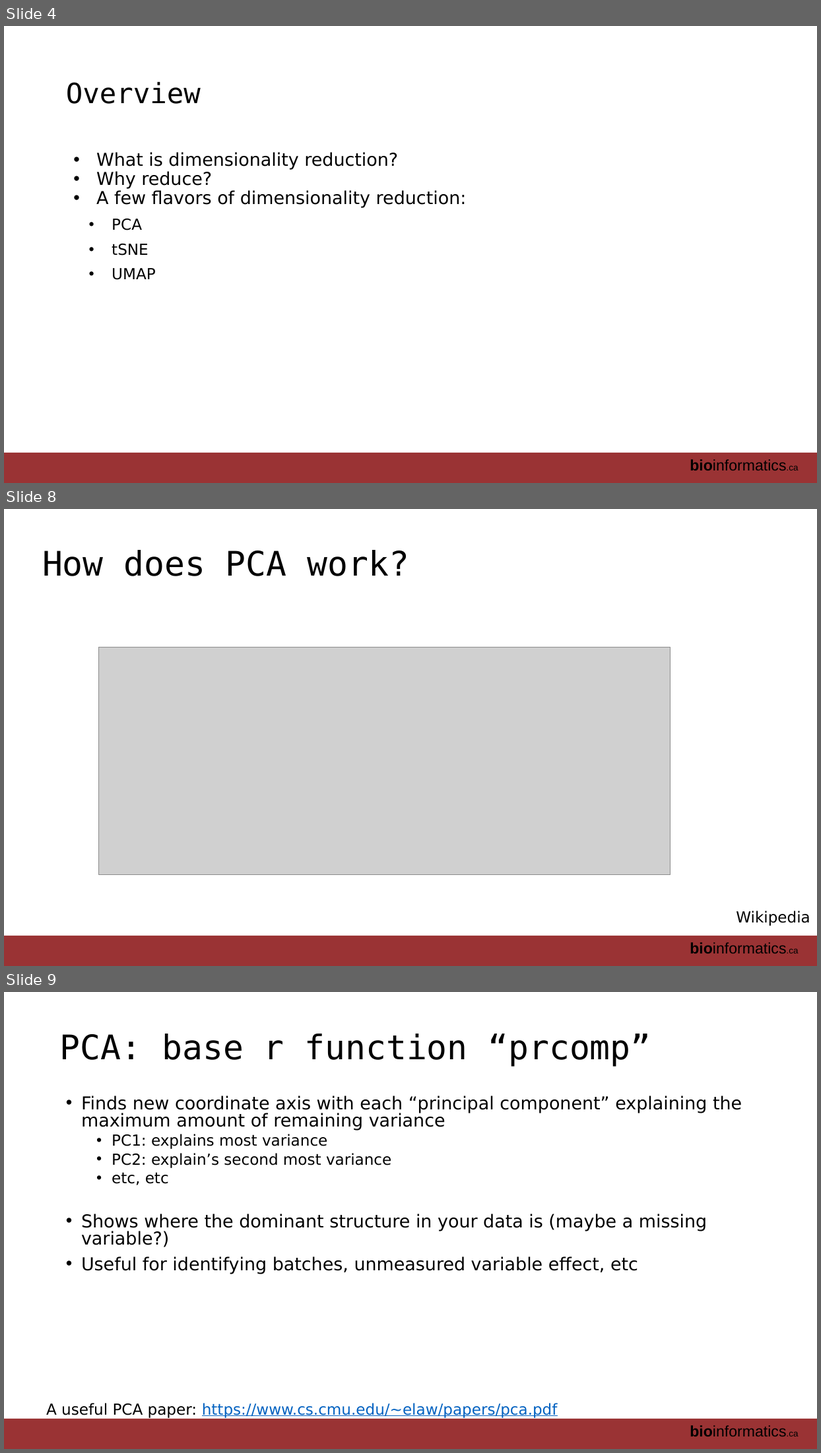
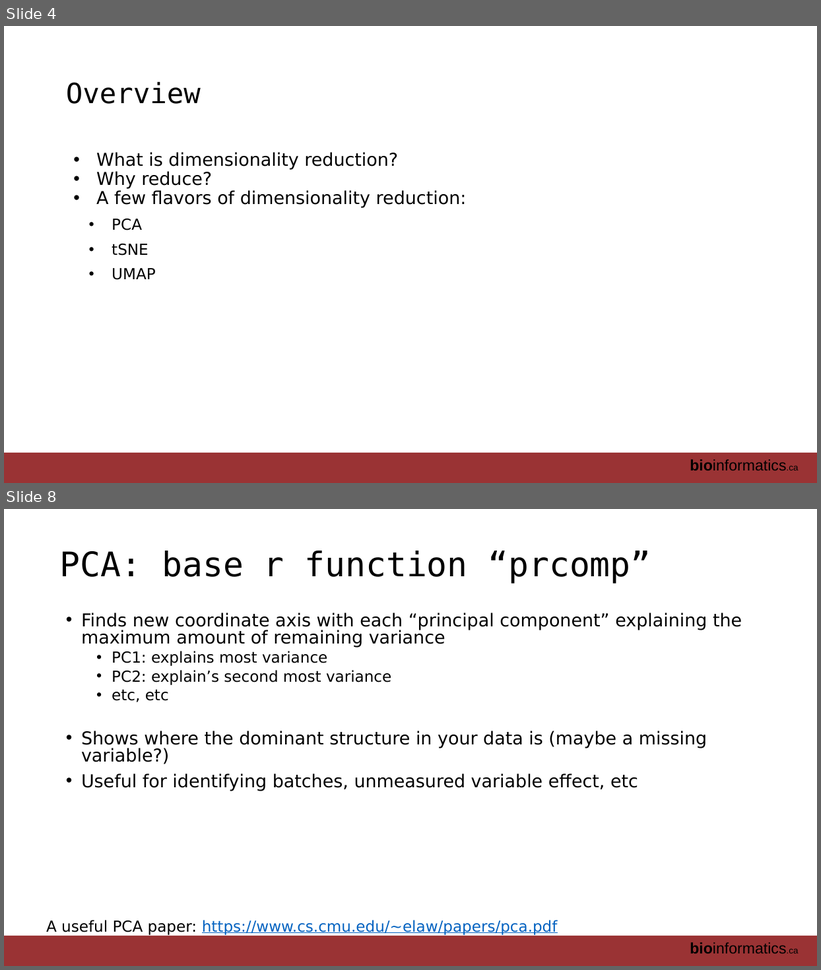
Before and after one commit to RealPaiLab/CBW_AUR2023, a slide deck: book/lectures/AUR_2023_Module2_DimensionReduction.pptx. Shown one above the other, each under a label of ours: slides 4, 8 and 9 before the commit, slides 4 and 8 after it; the slides between them are not shown. The pictures are 821x1453 and 821x970 pixels, drawn with LibreOffice and Linux fonts; fonts in the diff are those of the drawing; grey boxes stand for pictures. Boxes give left, top, right and bottom in pixels: in the first picture for what was removed or moved away, otherwise in the second. Text is boxed around its words. In the diff, an @@ line names an element or a change of style, - is before the commit and + after.

```diff
--- a/book/lectures/AUR_2023_Module2_DimensionReduction.pptx
+++ b/book/lectures/AUR_2023_Module2_DimensionReduction.pptx
@@ slide 8 removed at [4,509,817,966], background #FFFFFF; not listed: 2 template elements that a slide beside it also shows @@
@@ title removed at [42,550,409,576] @@
-How does PCA work?
@@ picture removed at [99,648,671,875] @@
@@ text removed at [736,911,811,926] @@
-Wikipedia
@@ what was slide 9 is now slide 8 @@
```
Also in this commit, not shown: 8 slides changed, 1 other file.
